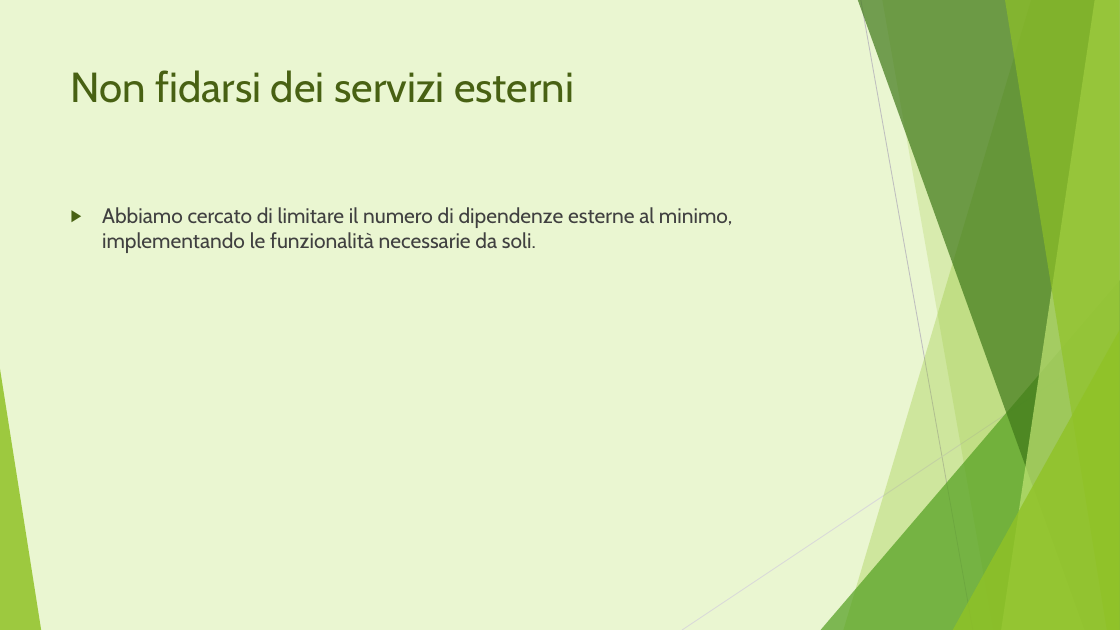
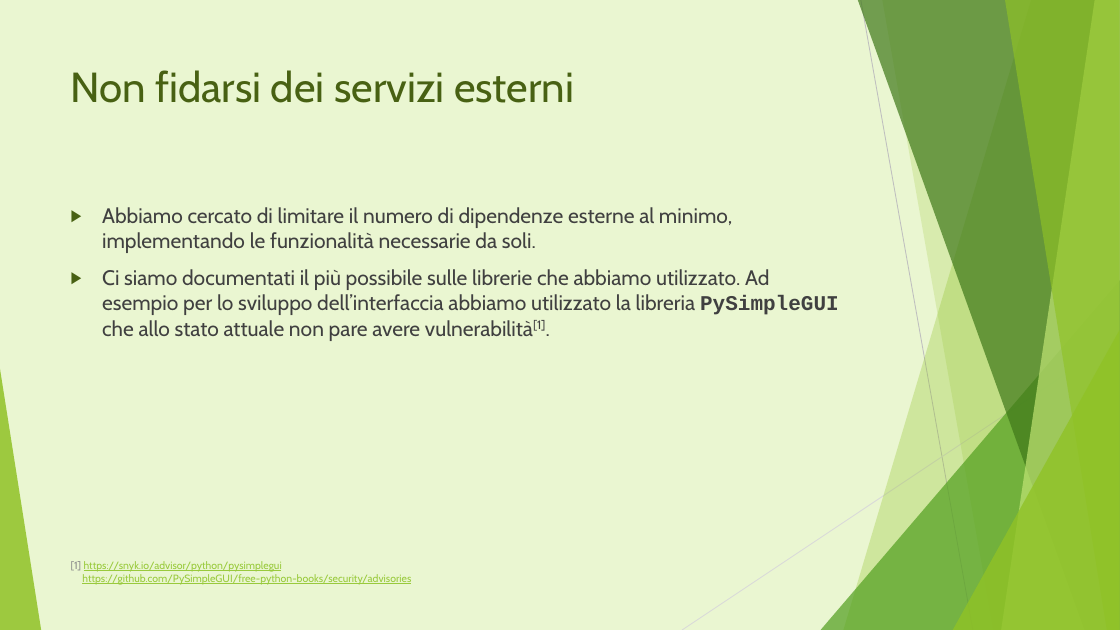
Before and after one commit to ChiaraAmalia/solidityproj, a slide deck: slide 8 of documenti/Footprint calculator.pptx. Drawn at 1120x630 pixels with LibreOffice and Linux fonts; fonts in the diff are those of the drawing. Boxes give left, top, right and bottom in pixels: in the first picture for what was removed or moved away, otherwise in the second. Text is boxed around its words. In the diff, an @@ line names an element or a change of style, - is before the commit and + after.

```diff
--- a/documenti/Footprint calculator.pptx
+++ b/documenti/Footprint calculator.pptx
@@ text at box(102, 269, 839, 341): paragraph added @@
+▶ Ci siamo documentati il più possibile sulle librerie che abbiamo utilizzato. Ad esempio per lo sviluppo dell’interfaccia abbiamo utilizzato la libreria PySimpleGUI che allo stato attuale non pare avere vulnerabilità[1].
@@ text added at box(71, 561, 411, 585), 9 pt, text #99CA3C, underline @@
+[1] https://snyk.io/advisor/python/pysimplegui
+https://github.com/PySimpleGUI/free-python-books/security/advisories
```
Also in this commit, not shown: 1 other slide changed.
